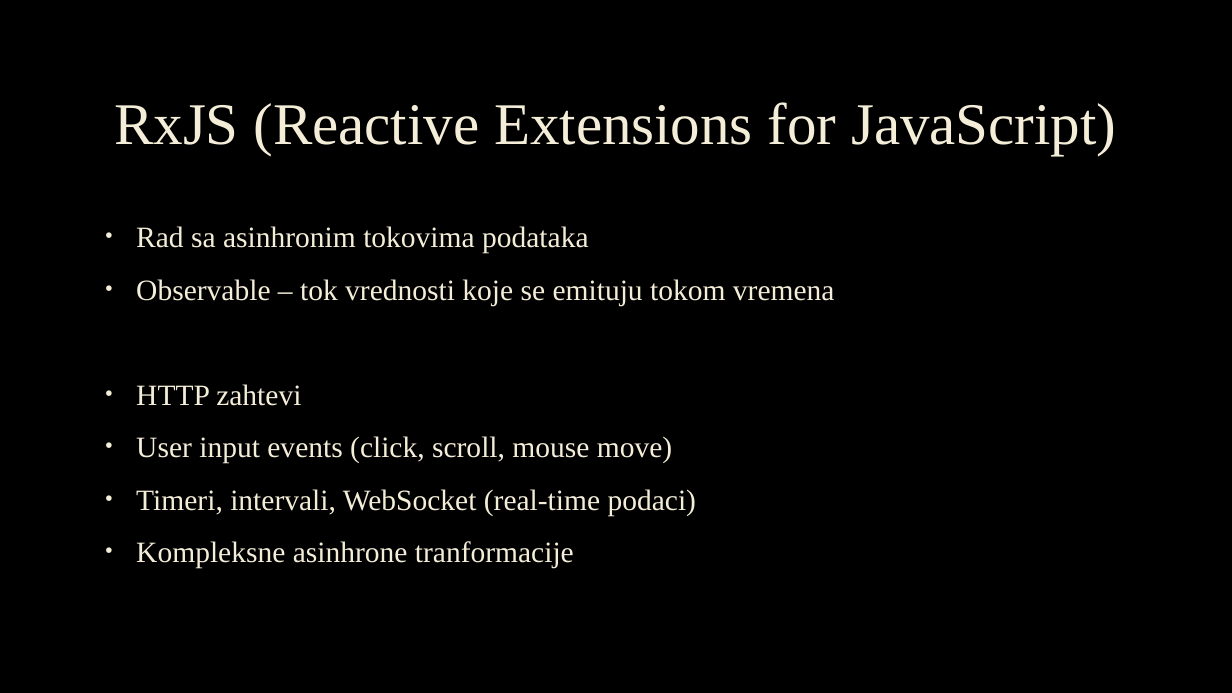
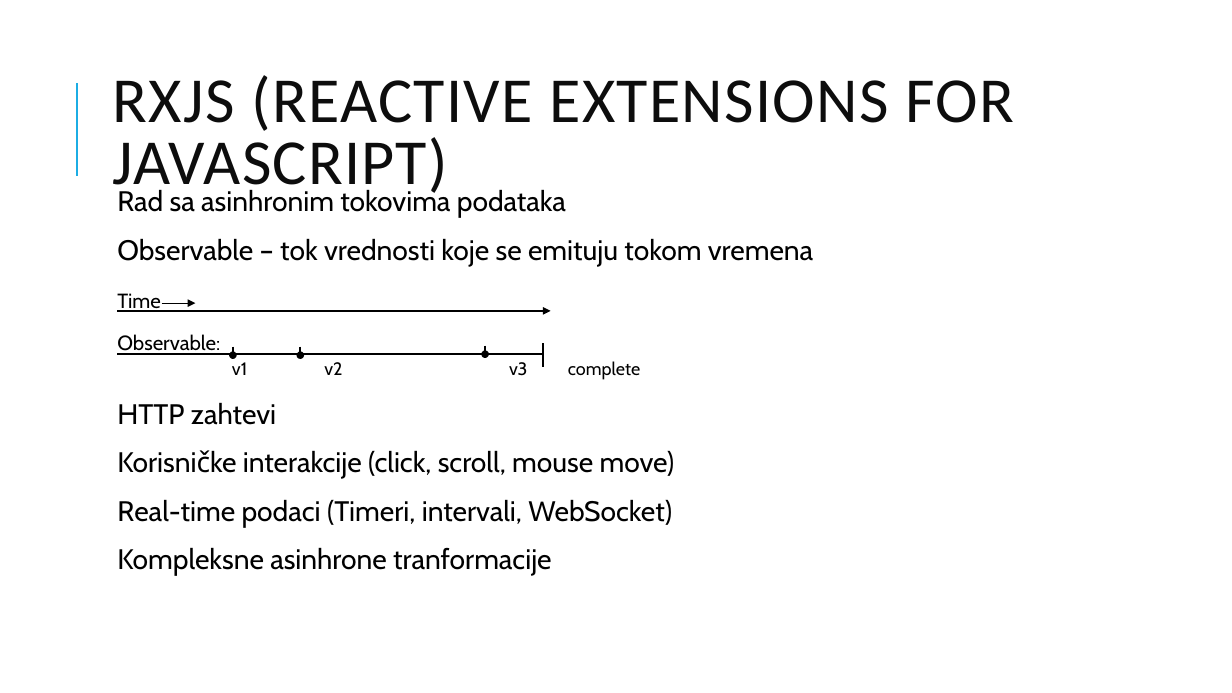
Before and after one commit to anitagolubovic/SignalsAndRxJs, a slide deck: slide 4 of Signali I RxJS.pptx. Drawn at 1232x693 pixels with LibreOffice and Linux fonts; fonts in the diff are those of the drawing; background and template pictures are left out. Boxes give left, top, right and bottom in pixels: in the first picture for what was removed or moved away, otherwise in the second. Text is boxed around its words. In the diff, an @@ line names an element or a change of style, - is before the commit and + after.

```diff
--- a/Signali I RxJS.pptx
+++ b/Signali I RxJS.pptx
@@ background picture (left out) to #FFFFFF @@
@@ line added from (77, 176) to (77, 83), #1CADE4 1.5 pt @@
@@ title at bbox=[113, 75, 1015, 199]: text changed; size 46 to 50 pt; font Times New Roman to Calibri; text colour #F4EDD8 to #0D0D0D @@
-RxJS (Reactive Extensions for JavaScript)
+RXJS (REACTIVE EXTENSIONS FOR JAVASCRIPT)
@@ text "Rad sa asinhronim tokovima podataka": place and size @@
-text "Rad sa asinhronim tokovima podataka" at bbox=[136, 226, 835, 568]
+text "Rad sa asinhronim tokovima podataka" at bbox=[117, 188, 813, 576]
@@ text at bbox=[117, 188, 813, 576]: size 23 to 22 pt, font Times New Roman to Cabin, text colour #F4EDD8 to #000000, letter outline #404040 0.75 pt to none in "Rad sa asinhronim tokovima podataka", "Observable – tok vrednosti koje se emituju ...", "HTTP zahtevi", "Kompleksne asinhrone tranformacije"; bullet • to  ; line spacing 1.1 to 0.9; more space between paragraphs; bullet colour #F4EDD8 to #1CADE4 @@
@@ text at bbox=[117, 293, 640, 380]: paragraphs added @@
+  Time
+  Observable:
+                v1 v2 v3 complete
@@ arrow added from (117, 311) to (551, 311), #000000 1.25 pt @@
@@ arrow added from (162, 303) to (195, 303), #000000 0.75 pt @@
@@ line added from (117, 354) to (543, 354), #000000 1.25 pt @@
@@ arrow added from (233, 347) to (233, 355), #000000 1.25 pt @@
@@ arrow added from (300, 347) to (300, 355), #000000 1.25 pt @@
@@ arrow added from (485, 346) to (485, 354), #000000 1.25 pt @@
@@ line added from (543, 343) to (543, 367), #000000 1.25 pt @@
@@ text at bbox=[117, 450, 675, 527]: text changed; size 23 to 22 pt; font Times New Roman to Cabin; text colour #F4EDD8 to #000000 @@
-• User input events (click, scroll, mouse move)
-• Timeri, intervali, WebSocket (real-time podaci)
+  Korisničke interakcije (click, scroll, mouse move)
+  Real-time podaci (Timeri, intervali, WebSocket)
```
Also in this commit, not shown: 15 other slides changed, 3 slides added, 1 slide removed, 2 other files.
